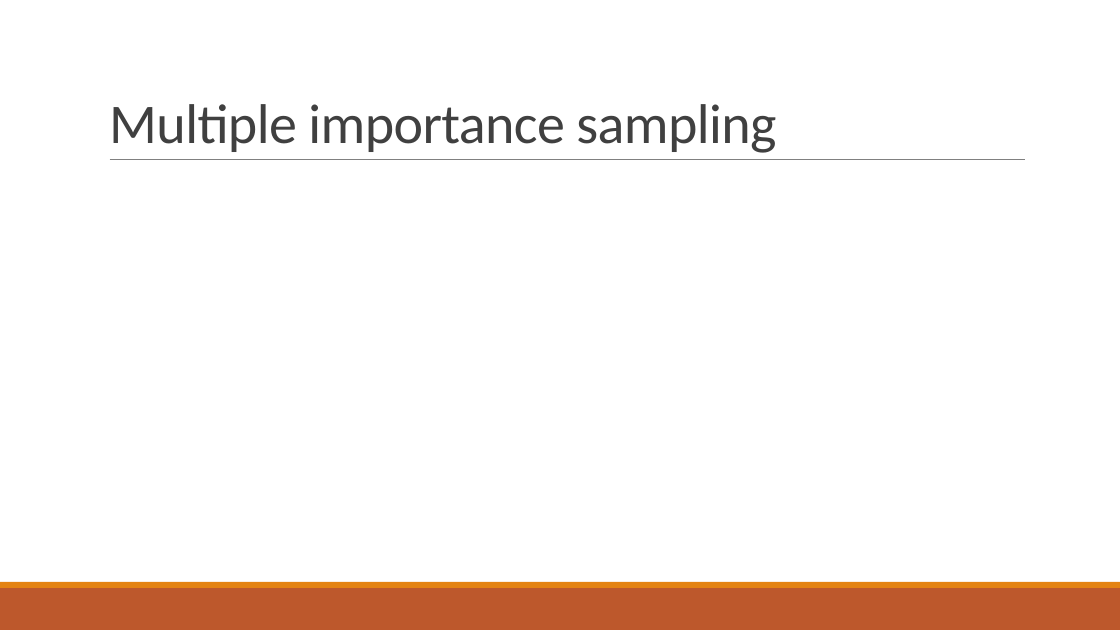
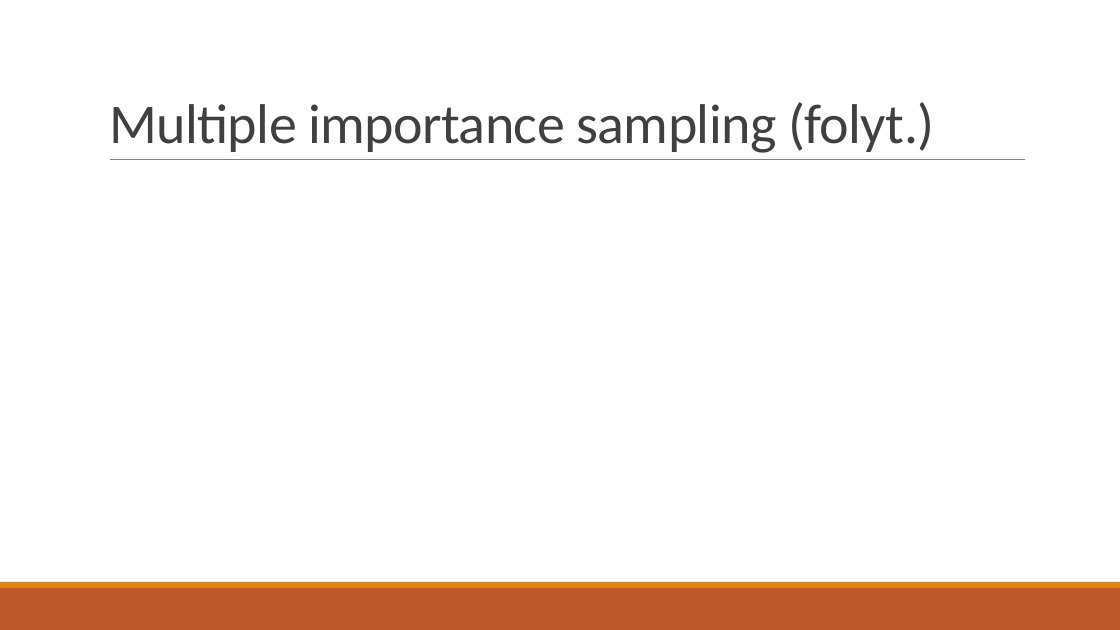
Before and after one commit to asylum2010/Asylum-s-ELTE-Exercises, a slide deck: slide 12 of PBR_EA_02.pptx. Drawn at 1120x630 pixels with LibreOffice and Linux fonts; fonts in the diff are those of the drawing; grey boxes stand for pictures. Boxes give left, top, right and bottom in pixels: in the first picture for what was removed or moved away, otherwise in the second. Text is boxed around its words. In the diff, an @@ line names an element or a change of style, - is before the commit and + after.

```diff
--- a/PBR_EA_02.pptx
+++ b/PBR_EA_02.pptx
@@ title at bbox=[109, 102, 935, 153]: text changed @@
-Multiple importance sampling
+Multiple importance sampling (folyt.)
```
Also in this commit, not shown: 16 other files.
